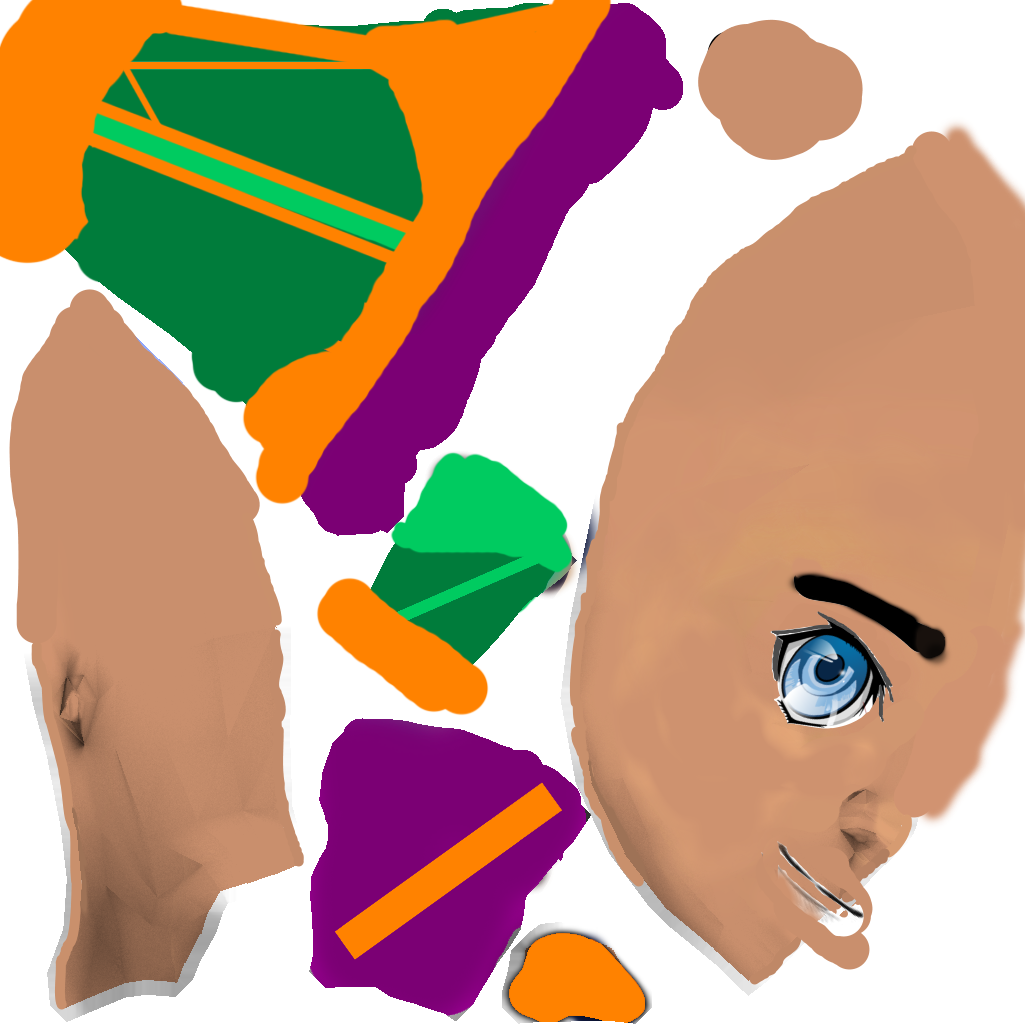
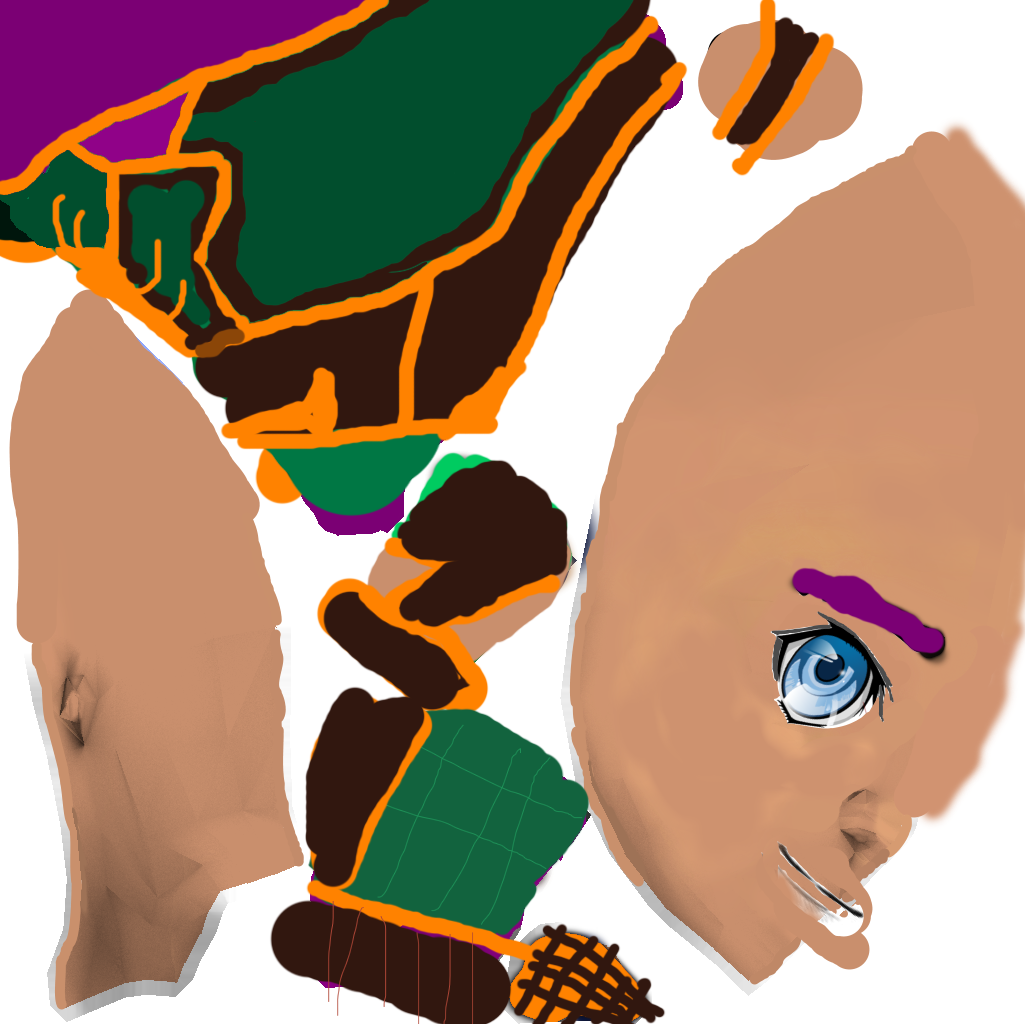
Layer changes from the first 1025 × 1024 image to the second:
added layer "Layer 5" above "Layer 3" over [0, 0, 835, 892]
added layer "Layer 3" above "Layer 4" over [0, 0, 666, 1024]
added layer "Layer 4" above "Layer 2" over [366, 511, 573, 663]
painted on "Layer 0" over [791, 115, 945, 654]
